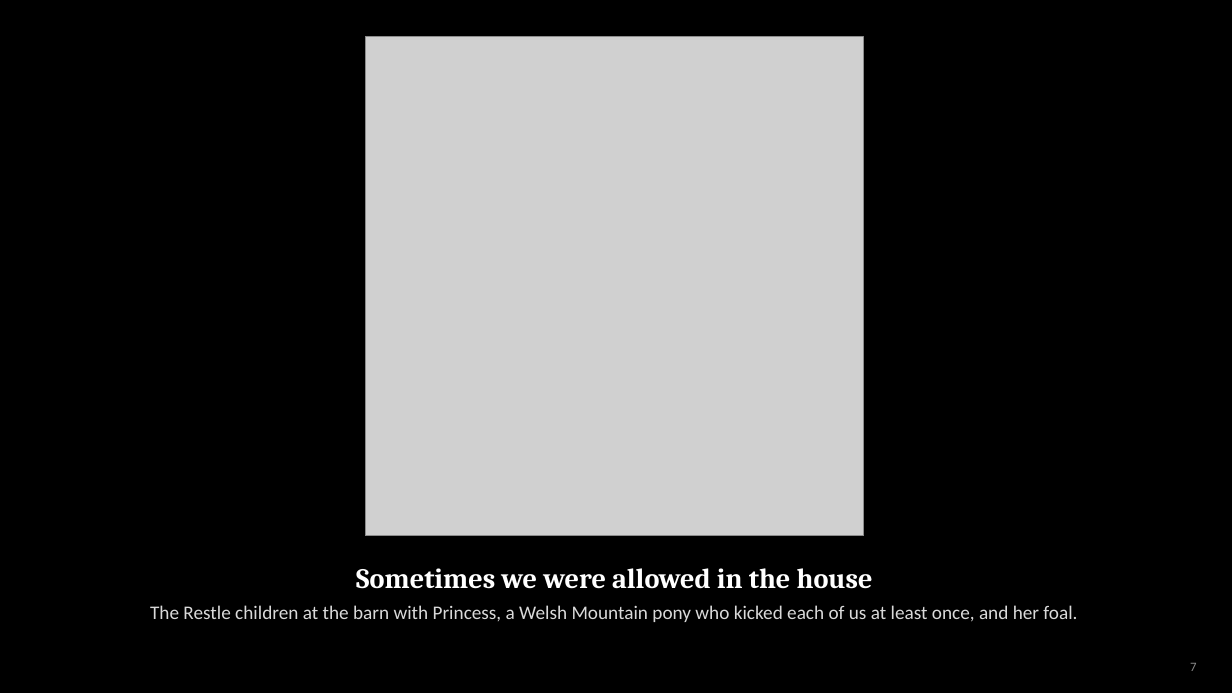
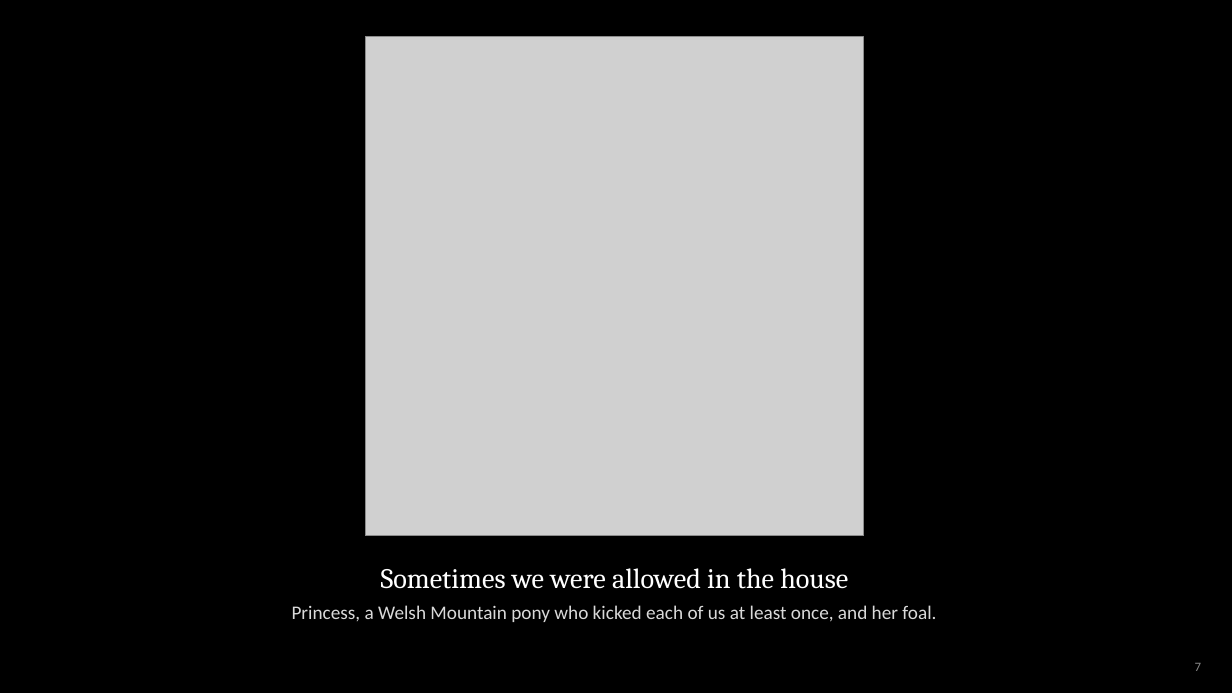
Before and after one commit to arrestle/bobbie-memorial, a slide deck: slide 7 of For Phillip/phillip-slides.pptx. Drawn at 1232x693 pixels with LibreOffice and Linux fonts; fonts in the diff are those of the drawing; grey boxes stand for pictures. Boxes give left, top, right and bottom in pixels: in the first picture for what was removed or moved away, otherwise in the second. Text is boxed around its words. In the diff, an @@ line names an element or a change of style, - is before the commit and + after.

```diff
--- a/For Phillip/phillip-slides.pptx
+++ b/For Phillip/phillip-slides.pptx
@@ text "Sometimes we were allowed in ..." at [381, 568, 848, 589]: bold off @@
@@ text at [292, 605, 936, 622]: text changed @@
-The Restle children at the barn with Princess, a Welsh Mountain pony who kicked each of us at least once, and her foal.
+Princess, a Welsh Mountain pony who kicked each of us at least once, and her foal.
@@ page number: place and size @@
-page number at [1190, 663, 1196, 671]
+page number at [1195, 663, 1201, 671]
```
Also in this commit, not shown: 17 other slides changed, 2 slides added, 2 slides removed.
